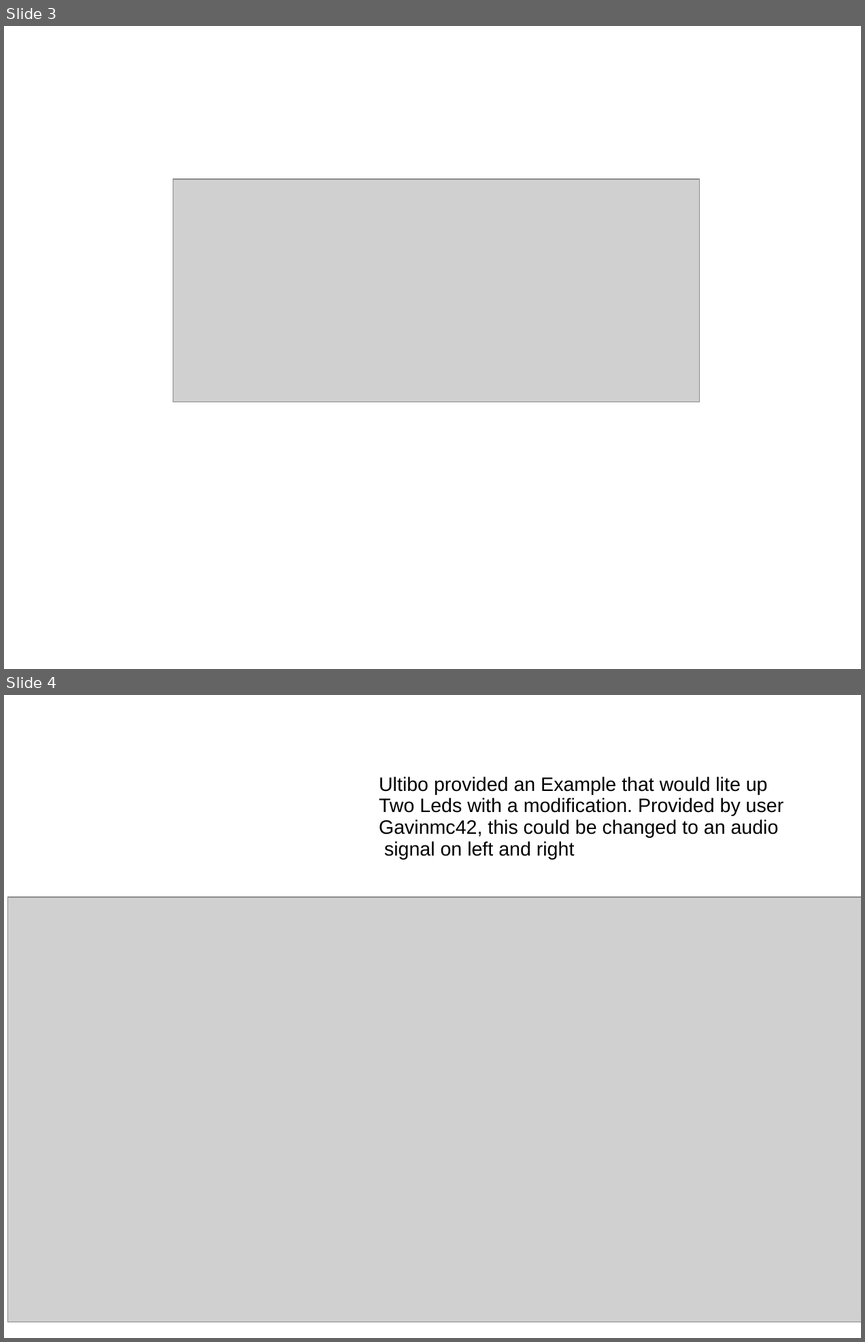
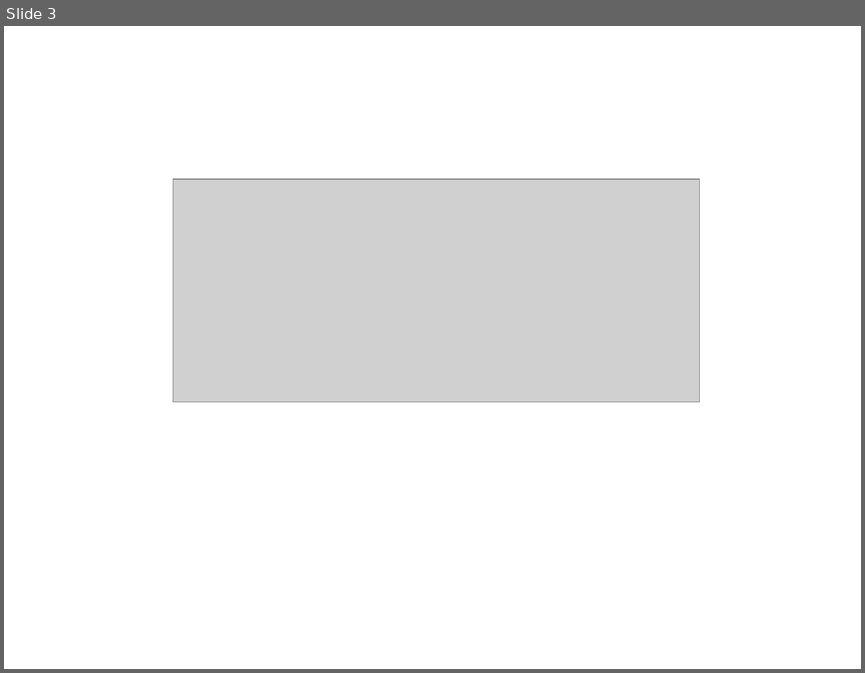
Before and after one commit to develone/EKIS, a slide deck: presentations/PWM & Bare Metal.ppt. Shown one above the other, each under a label of ours: slides 3 and 4 before the commit, slide 3 after it. The pictures are 865x1342 and 865x673 pixels, drawn with LibreOffice and Linux fonts; fonts in the diff are those of the drawing; grey boxes stand for pictures. Boxes give left, top, right and bottom in pixels: in the first picture for what was removed or moved away, otherwise in the second. Text is boxed around its words. In the diff, an @@ line names an element or a change of style, - is before the commit and + after.

```diff
--- a/presentations/PWM & Bare Metal.ppt
+++ b/presentations/PWM & Bare Metal.ppt
@@ slide 4 removed at box(4, 695, 861, 1338), background #FFFFFF @@
@@ text removed at box(379, 777, 784, 860) @@
-Ultibo provided an Example that would lite up
-Two Leds with a modification. Provided by user
-Gavinmc42, this could be changed to an audio
-signal on left and right
@@ picture removed at box(8, 897, 861, 1323) @@
```
Also in this commit, not shown: 5 slides added.
